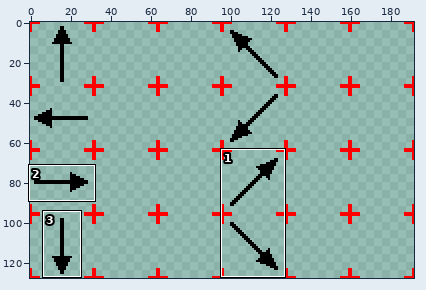
Sprite sheet: src/main/express/public/img/character_test.png. Above: a wide view before the commit, with the close-up outlined.
Close-up. Before the commit:
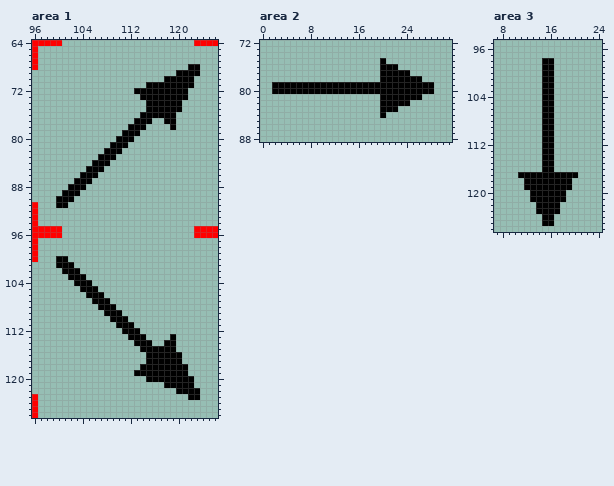
The file is 192x128 pixels. Shown: area 1: x 96..126, y 64..126; area 2: x 0..31, y 72..88; area 3: x 7..24, y 95..126. The commit also changed other parts of the picture, which this record leaves out.
New version:
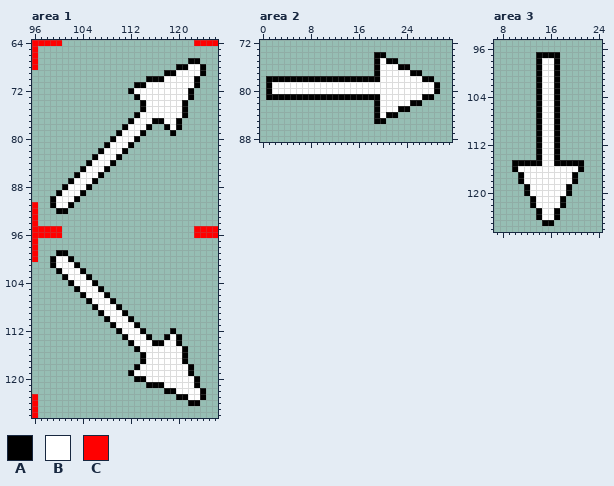
Palette (. is transparent): A #000000  B #ffffff  C #ff0000
From old to new:
Changed rows in their new state; - is an unchanged pixel.
Area 1:
first column x 99:
 67 -----------------------AA-
 68 ---------------------AABBA
 69 -------------------AABBBBA
 70 ----------------AAABBBBBA-
 71 --------------AABBBBBBBBA-
 72 -------------ABBBBBBBBBA--
 73 --------------ABBBBBBBBA--
 74 ---------------ABBBBBBA---
 75 ---------------ABBBBBBA---
 76 --------------ABBBBBBBA---
 77 -------------ABBBAABBA----
 78 ------------ABBBA--ABA----
 79 -----------ABBBA----A-----
 80 ----------ABBBA-----------
 81 ---------ABBBA------------
 82 --------ABBBA-------------
 83 -------ABBBA--------------
 84 ------ABBBA---------------
 85 -----ABBBA----------------
 86 ----ABBBA-----------------
 87 ---ABBBA------------------
 88 --ABBBA-------------------
 89 -ABBBA--------------------
 90 ABBBA---------------------
 91 ABBA----------------------
 92 -AA-----------------------
first column x 99:
 99 -AA-----------------------
100 ABBA----------------------
101 ABBBA---------------------
102 -ABBBA--------------------
103 --ABBBA-------------------
104 ---ABBBA------------------
105 ----ABBBA-----------------
106 -----ABBBA----------------
107 ------ABBBA---------------
108 -------ABBBA--------------
109 --------ABBBA-------------
110 ---------ABBBA------------
111 ----------ABBBA-----------
112 -----------ABBBA----A-----
113 ------------ABBBA--ABA----
114 -------------ABBBAABBA----
115 --------------ABBBBBBBA---
116 ---------------ABBBBBBA---
117 ---------------ABBBBBBA---
118 --------------ABBBBBBBBA--
119 -------------ABBBBBBBBBA--
120 --------------AABBBBBBBBA-
121 ----------------AAABBBBBA-
122 -------------------AABBBBA
123 ---------------------AABBA
124 -----------------------AA-
Area 2:
first column x 1:
74 ------------------AA---------
75 ------------------ABAA-------
76 ------------------ABBBAA-----
77 ------------------ABBBBBAA---
78 AAAAAAAAAAAAAAAAAAABBBBBBBAA-
79 ABBBBBBBBBBBBBBBBBBBBBBBBBBBA
80 ABBBBBBBBBBBBBBBBBBBBBBBBBBBA
81 AAAAAAAAAAAAAAAAAAABBBBBBBAA-
82 ------------------ABBBBBAA---
83 ------------------ABBBAA-----
84 ------------------ABAA-------
85 ------------------AA---------
Area 3:
first column x 10:
 97 ----AAAA----
 98 ----ABBA----
 99 ----ABBA----
100 ----ABBA----
101 ----ABBA----
102 ----ABBA----
103 ----ABBA----
104 ----ABBA----
105 ----ABBA----
106 ----ABBA----
107 ----ABBA----
108 ----ABBA----
109 ----ABBA----
110 ----ABBA----
111 ----ABBA----
112 ----ABBA----
113 ----ABBA----
114 ----ABBA----
115 AAAAABBAAAAA
116 ABBBBBBBBBBA
117 --BBBBBBBB--
118 -ABBBBBBBBA-
119 ---BBBBBB---
120 --ABBBBBBA--
121 ----BBBB----
122 ---ABBBBA---
123 -----BB-----
124 ----ABBA----
Where, in picture pixels (left, top, right, bottom), the same in both close-ups:
changed: (50, 58, 206, 214)
changed: (50, 250, 206, 406)
changed: (266, 52, 440, 124)
changed: (512, 52, 584, 220)
